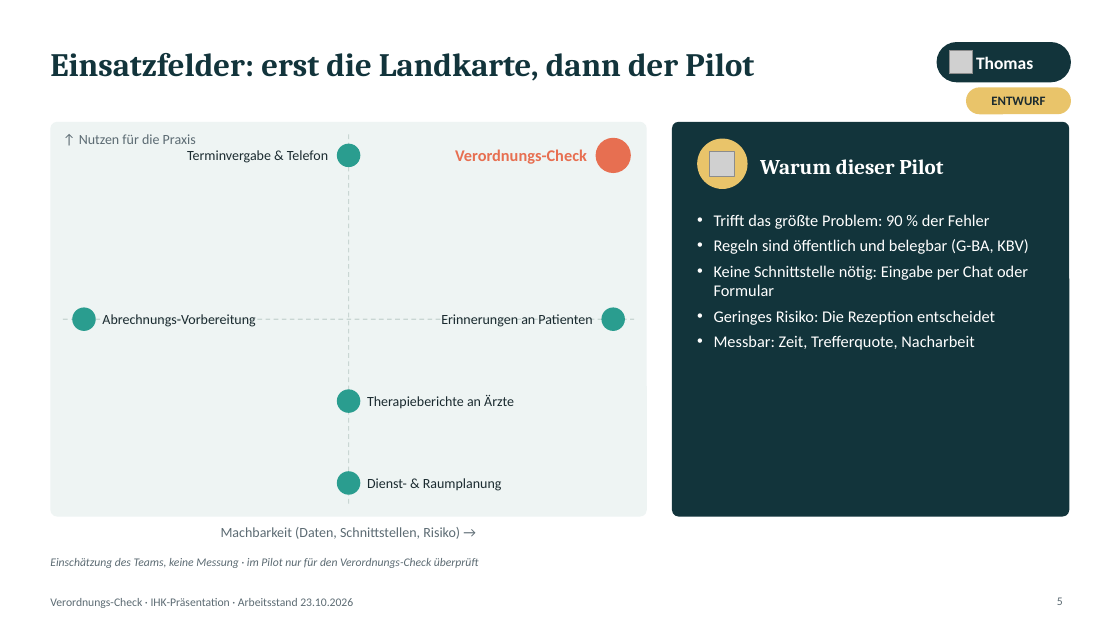
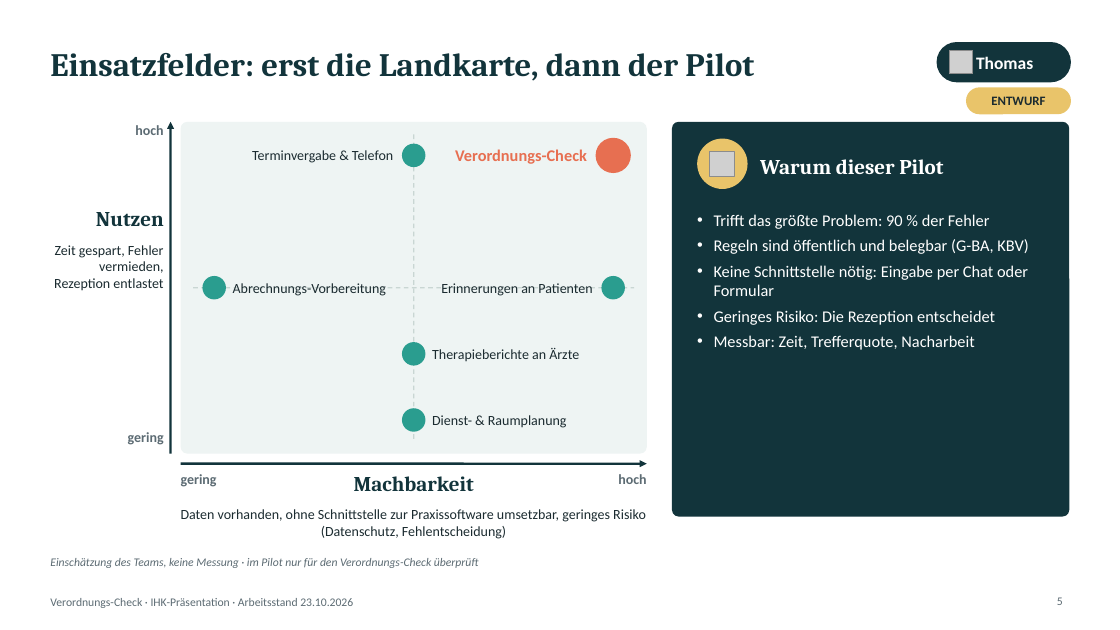
Before and after one commit to DBE-deve/verordnungs-check, a slide deck: slide 5 of docs/praesentation/Verordnungs-Check_IHK_3x15min_2026-10-23.pptx. Drawn at 1120x630 pixels with LibreOffice and Linux fonts; fonts in the diff are those of the drawing; grey boxes stand for pictures. Boxes give left, top, right and bottom in pixels: in the first picture for what was removed or moved away, otherwise in the second. Text is boxed around its words. In the diff, an @@ line names an element or a change of style, - is before the commit and + after.

```diff
--- a/docs/praesentation/Verordnungs-Check_IHK_3x15min_2026-10-23.pptx
+++ b/docs/praesentation/Verordnungs-Check_IHK_3x15min_2026-10-23.pptx
@@ text removed at [79,134,196,144] @@
-↑ Nutzen für die Praxis
@@ text added at [135,125,163,135], 12 pt, text #5C6B73, bold @@
+hoch
@@ arrow added from (171, 454) to (171, 122), #12343B 2 pt @@
@@ rounded rectangle: place and size @@
-rounded rectangle at [50,122,647,517]
+rounded rectangle at [181,122,647,454]
@@ rounded rectangle at [181,122,647,454]: proportions changed @@
@@ text "Terminvergabe & Telefon": place and size @@
-text "Terminvergabe & Telefon" at [187,150,328,163]
+text "Terminvergabe & Telefon" at [252,150,393,163]
@@ ellipse: place and size @@
-ellipse at [337,144,360,167]
+ellipse at [402,144,426,167]
@@ line moved from (349, 134) - (349, 504) to (413, 134) - (413, 441) @@
@@ text added at [96,212,164,226], 18 pt, text #12343B, bold @@
+Nutzen
@@ text added at [54,245,164,290], 12 pt, text #1B2B30 @@
+Zeit gespart, Fehler vermieden, Rezeption entlastet
@@ line moved from (63, 319) - (634, 319) to (193, 287) - (634, 287) @@
@@ ellipse: place and size @@
-ellipse at [72,308,96,331]
+ellipse at [202,276,226,300]
@@ text "Abrechnungs-Vorbereitung": place and size @@
-text "Abrechnungs-Vorbereitung" at [102,314,255,327]
+text "Abrechnungs-Vorbereitung" at [233,283,386,296]
@@ text "Erinnerungen an Patienten": place and size @@
-text "Erinnerungen an Patienten" at [441,314,592,327]
+text "Erinnerungen an Patienten" at [441,283,592,296]
@@ ellipse: place and size @@
-ellipse at [602,308,625,331]
+ellipse at [602,276,625,300]
@@ ellipse: place and size @@
-ellipse at [337,471,360,495]
+ellipse at [402,342,426,365]
@@ text "Therapieberichte an Ärzte": place and size @@
-text "Therapieberichte an Ärzte" at [367,395,514,409]
+text "Therapieberichte an Ärzte" at [432,348,579,361]
@@ ellipse: place and size @@
-ellipse at [337,389,360,413]
+ellipse at [402,408,426,432]
@@ text "Dienst- & Raumplanung": place and size @@
-text "Dienst- & Raumplanung" at [367,478,502,491]
+text "Dienst- & Raumplanung" at [432,415,567,428]
@@ text added at [128,432,164,445], 12 pt, text #5C6B73, bold @@
+gering
@@ arrow added from (181, 464) to (647, 464), #12343B 2 pt @@
@@ text added at [181,474,217,487], 12 pt, text #5C6B73, bold @@
+gering
@@ text added at [354,476,474,491], 18 pt, text #12343B, bold @@
+Machbarkeit
@@ text added at [618,474,646,484], 12 pt, text #5C6B73, bold @@
+hoch
@@ text added at [181,509,646,539], 12 pt, text #1B2B30 @@
+Daten vorhanden, ohne Schnittstelle zur Praxissoftware umsetzbar, geringes Risiko (Datenschutz, Fehlentscheidung)
@@ text removed at [221,527,460,539] @@
-Machbarkeit (Daten, Schnittstellen, Risiko) →
```
Also in this commit, not shown: 1 other file.
